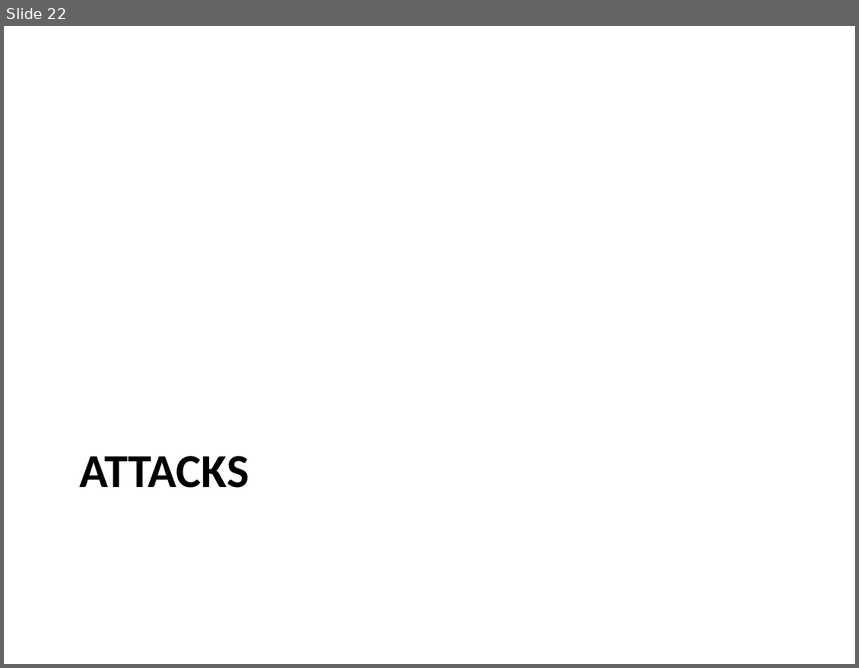
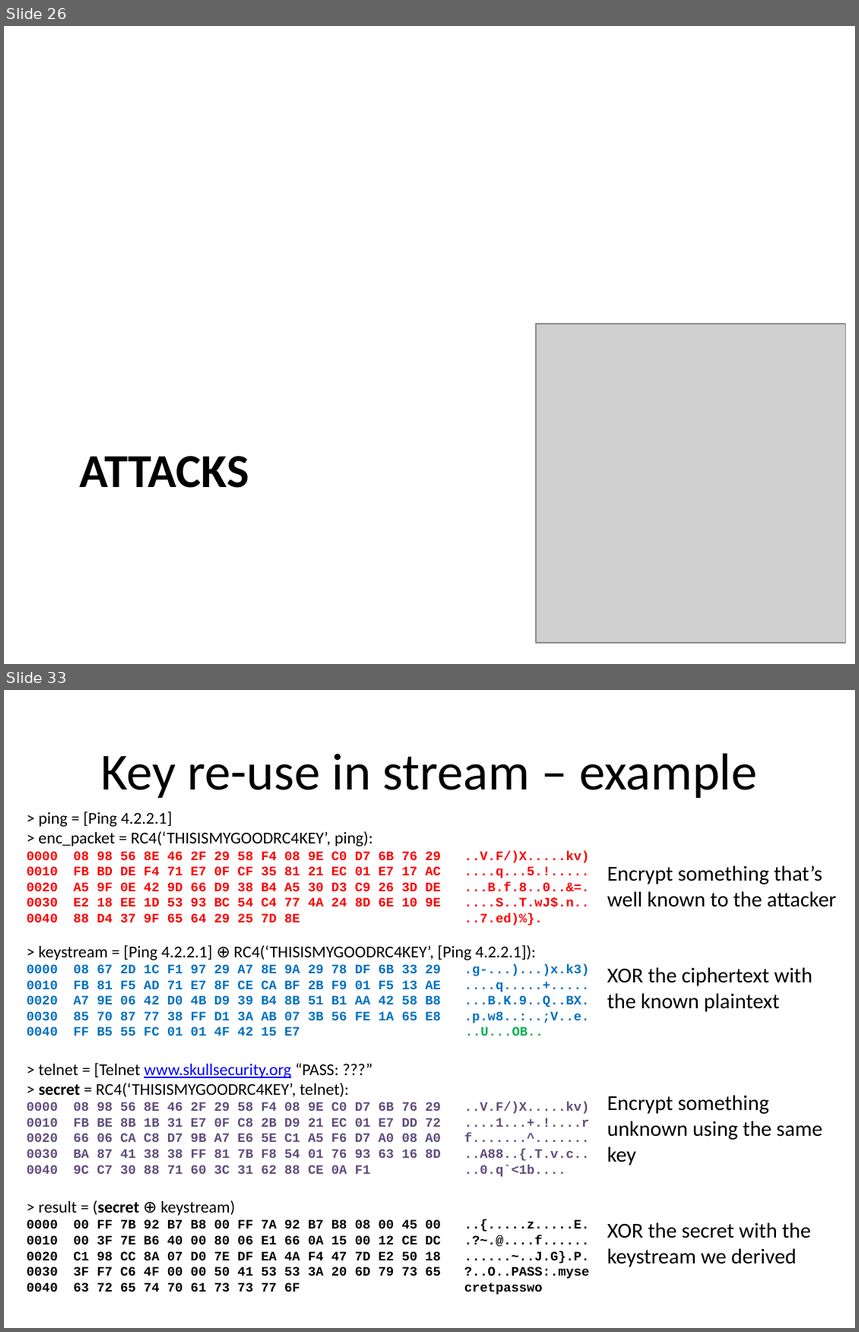
Before and after one commit to iagox86/2013-02-Shmoocon-talk, a slide deck: Shmoocon.pptx. Shown one above the other, each under a label of ours: slide 22 before the commit, slides 26 and 33 after it; the slides between them are not shown. The pictures are 859x668 and 859x1332 pixels, drawn with LibreOffice and Linux fonts; fonts in the diff are those of the drawing; grey boxes stand for pictures. Boxes give left, top, right and bottom in pixels: in the first picture for what was removed or moved away, otherwise in the second. Text is boxed around its words. In the diff, an @@ line names an element or a change of style, - is before the commit and + after.

Commit message:
Added some more images, a ton more slides

```diff
--- a/Shmoocon.pptx
+++ b/Shmoocon.pptx
@@ slide 33 added at (4, 690, 855, 1328), background #FFFFFF @@
@@ title added at (101, 753, 758, 798), 44 pt, text #000000 @@
+Key re-use in stream – example
@@ text added at (27, 812, 566, 1295), 11 pt, text #000000, bold @@
+> ping = [Ping 4.2.2.1]
+> enc_packet = RC4(‘THISISMYGOODRC4KEY’, ping):
+0000 08 98 56 8E 46 2F 29 58 F4 08 9E C0 D7 6B 76 29 ..V.F/)X.....kv)
+0010 FB BD DE F4 71 E7 0F CF 35 81 21 EC 01 E7 17 AC ....q...5.!.....
+0020 A5 9F 0E 42 9D 66 D9 38 B4 A5 30 D3 C9 26 3D DE ...B.f.8..0..&=.
+0030 E2 18 EE 1D 53 93 BC 54 C4 77 4A 24 8D 6E 10 9E ....S..T.wJ$.n..
+0040 88 D4 37 9F 65 64 29 25 7D 8E ..7.ed)%}.
+> keystream = [Ping 4.2.2.1] ⊕ RC4(‘THISISMYGOODRC4KEY’, [Ping 4.2.2.1]):
+0000 08 67 2D 1C F1 97 29 A7 8E 9A 29 78 DF 6B 33 29 .g-...)...)x.k3)
+0010 FB 81 F5 AD 71 E7 8F CE CA BF 2B F9 01 F5 13 AE ....q.....+.....
+0020 A7 9E 06 42 D0 4B D9 39 B4 8B 51 B1 AA 42 58 B8 ...B.K.9..Q..BX.
+0030 85 70 87 77 38 FF D1 3A AB 07 3B 56 FE 1A 65 E8 .p.w8..:..;V..e.
+0040 FF B5 55 FC 01 01 4F 42 15 E7 ..U...OB..
+> telnet = [Telnet www.skullsecurity.org “PASS: ???”
+> secret = RC4(‘THISISMYGOODRC4KEY’, telnet):
+0000 08 98 56 8E 46 2F 29 58 F4 08 9E C0 D7 6B 76 29 ..V.F/)X.....kv)
+0010 FB BE 8B 1B 31 E7 0F C8 2B D9 21 EC 01 E7 DD 72 ....1...+.!....r
+0020 66 06 CA C8 D7 9B A7 E6 5E C1 A5 F6 D7 A0 08 A0 f.......^.......
+0030 BA 87 41 38 38 FF 81 7B F8 54 01 76 93 63 16 8D ..A88..{.T.v.c..
+0040 9C C7 30 88 71 60 3C 31 62 88 CE 0A F1 ..0.q`<1b....
+> result = (secret ⊕ keystream)
+0000 00 FF 7B 92 B7 B8 00 FF 7A 92 B7 B8 08 00 45 00 ..{.....z.....E.
+0010 00 3F 7E B6 40 00 80 06 E1 66 0A 15 00 12 CE DC .?~.@....f......
+0020 C1 98 CC 8A 07 D0 7E DF EA 4A F4 47 7D E2 50 18 ......~..J.G}.P.
+0030 3F F7 C6 4F 00 00 50 41 53 53 3A 20 6D 79 73 65 ?..O..PASS:.myse
+0040 63 72 65 74 70 61 73 73 77 6F cretpasswo
@@ text added at (607, 866, 836, 1268), 18 pt, text #000000 @@
+Encrypt something that’s well known to the attacker
+XOR the ciphertext with the known plaintext
+Encrypt something unknown using the same key
+XOR the secret with the keystream we derived
@@ what was slide 22 is now slide 26 @@
@@ slide 26 changed as well @@
@@ picture added at (536, 324, 846, 643) @@
```
Also in this commit, not shown: 8 other slides changed, 33 other slides added, 5 slides removed, 8 other files.
